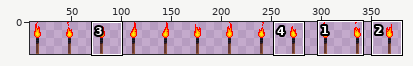
File history of a sprite sheet, Textures/General/TorchSheet.png. The picture above shows the old version from afar; the outline marks the close-up.
Close-up. The starting point:
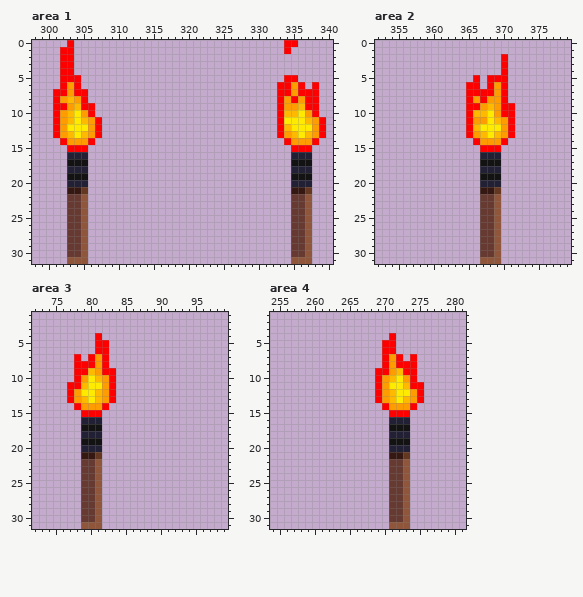
The file is 384x32 pixels. Shown: area 1: x 298..340, y 0..31; area 2: x 352..379, y 0..31; area 3: x 72..99, y 1..31; area 4: x 254..281, y 1..31. The wide view leaves out empty margins. The commit also changed other parts of the picture, which this record leaves out.
The result:
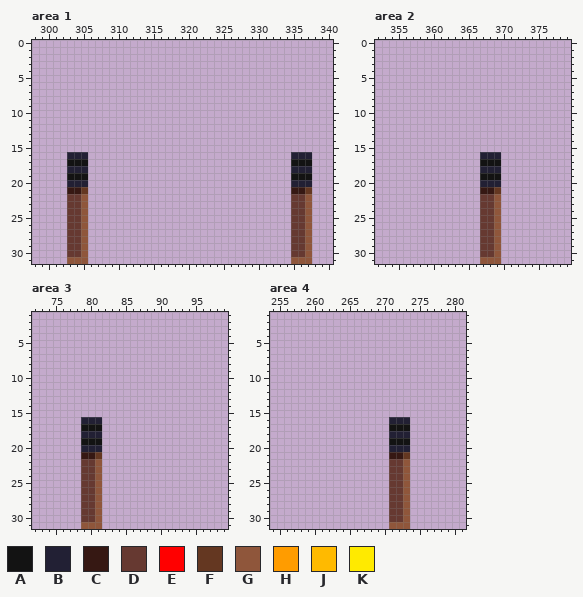
Palette (. is transparent): A #131313  B #222034  C #361813  D #663931  E #ff0000  F #643721  G #8f563b  H #ff9c00  J #ffba00  K #ffea00
The exact change:
Area 1:
y 0: x 303 E -> .; x 334..335 EE -> ..
y 1: x 302..303 EE -> ..; x 334 E -> .
y 2..4: x 302..303 EE -> ..
y 5: x 302..304 EEE -> ...; x 334..335 EE -> ..
y 6: x 302..304 EHE -> ...; x 333..336 EEHE -> ....; x 338 E -> .
y 7: x 301..305 EEHEE -> .....; x 333..338 EEHEEE -> ......
y 8: x 301..305 EHJHE -> .....; x 333..338 EHEHEE -> ......
y 9: x 301..306 EEHJEE -> ......; x 333..338 EHHJEE -> ......
y 10: x 301..306 EHJKHE -> ......; x 333..338 EJJKHE -> ......
y 11: x 301..307 EHJKJHE -> .......; x 333..339 EKKKJHE -> .......
y 12: x 301..307 EHKKKHE -> .......; x 333..339 EJKKKHE -> .......
y 13: x 301..307 EHJKJHE -> .......; x 333..339 EHJKJHE -> .......
y 14: x 302..306 EHHHE -> .....; x 334..338 EHHHE -> .....
y 15: x 303..305 EEE -> ...; x 335..337 EEE -> ...
Area 2:
y 2..4: x 370 E -> .
y 5: x 366 E -> .; x 368..370 EEE -> ...
y 6: x 365..366 EE -> ..; x 368..370 EHE -> ...
y 7: x 365..370 EEEEHE -> ......
y 8: x 365..370 EHEHHE -> ......
y 9: x 365..371 EEHJHEE -> .......
y 10: x 365..371 EJJKHEE -> .......
y 11: x 365..371 EHHKJHE -> .......
y 12: x 365..371 EJKKKHE -> .......
y 13: x 365..371 EHJKJHE -> .......
y 14: x 366..370 EHHHE -> .....
y 15: x 367..369 EEE -> ...
Area 3:
y 4: x 81 E -> .
y 5..6: x 81..82 EE -> ..
y 7: x 78 E -> .; x 80..82 EHE -> ...
y 8: x 78..82 EEEHE -> .....
y 9: x 78..83 EEJHEE -> ......
y 10: x 78..83 EHKJHE -> ......
y 11: x 77..83 EEJKKHE -> .......
y 12: x 77..83 EHKKJHE -> .......
y 13: x 77..83 EHJKJHE -> .......
y 14: x 78..82 EHHHE -> .....
y 15: x 79..81 EEE -> ...
Area 4:
y 4: x 271 E -> .
y 5..6: x 270..271 EE -> ..
y 7: x 270..272 EHE -> ...; x 274 E -> .
y 8: x 270..274 EHEEE -> .....
y 9: x 269..274 EEHJEE -> ......
y 10: x 269..274 EHJKHE -> ......
y 11: x 269..275 EHKKJEE -> .......
y 12: x 269..275 EHJKKHE -> .......
y 13: x 269..275 EHJKJHE -> .......
y 14: x 270..274 EHHHE -> .....
y 15: x 271..273 EEE -> ...
Pixel boxes of the changes (left, top, right, bottom) in both close-ups:
erased: (53, 40, 102, 152)
erased: (277, 40, 326, 152)
erased: (466, 54, 515, 152)
erased: (67, 333, 116, 417)
erased: (375, 333, 424, 417)
